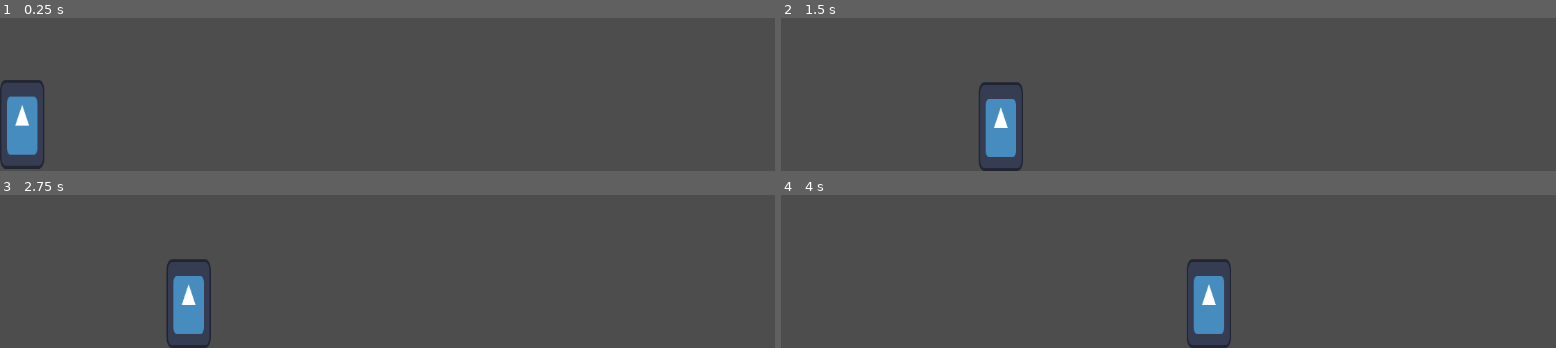
Above: before the commit, frames 1-4 (two rows, left to right).
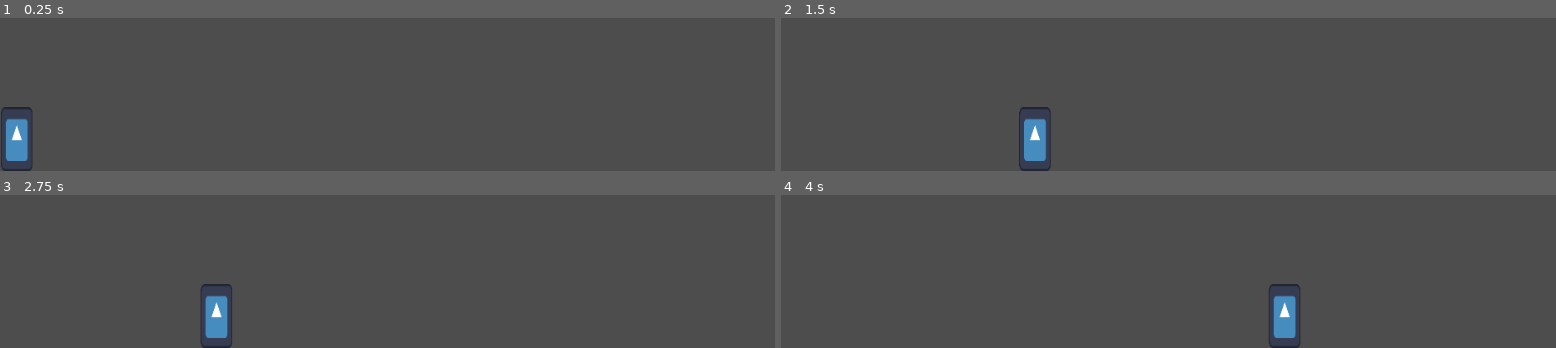
Above: after the commit, the same moments.

Repository: Pompano74/GameJam
Game: Godot game, scene res://Level/Maps/test_level_player.tscn
The game is run twice, just before and just after one commit, with the same random seed, the same clock (stepped at 60 frames per second) and the same inputs. The engine's default icon, where the game draws it, is replaced by a stand-in: a white triangle on a blue panel in a dark square.
Inputs:
- Up to frame 1 (0.25 s): no input
- Up to frame 2 (1.5 s): tap Enter (ui_accept) at 0.5, 0.77 s; hold Right (ui_right) from 0.53 s (still down)
- Up to frame 3 (2.75 s): tap Enter (ui_accept) at 1.52 s; release Right (ui_right) at 2.03 s; hold Left (ui_left) from 2.03 s (still down)
- Up to frame 4 (4 s): release Left (ui_left) at 2.78 s; hold Right (ui_right) from 2.78 s (still down); tap Enter (ui_accept) at 3.02, 3.77 s

The runs differ from the first frame. In frame 1, 1.7% of the frame differs, in the area x 0-6%, y 40-100%; in frame 2, 2.9%; in frame 3, 2.9%; in frame 4, 3.0%, in the area x 52-67%, y 41-100%.

Commit message:
changement resolution

Diff:
--- a/Level/Maps/test_level_player.tscn
+++ b/Level/Maps/test_level_player.tscn
@@ -3,12 +3,13 @@
 [ext_resource type="PackedScene" uid="uid://dynw8drhp8bjg" path="res://Level/Player/Player.tscn" id="1_ky5d2"]
 
 [sub_resource type="WorldBoundaryShape2D" id="WorldBoundaryShape2D_cjdev"]
+distance = 64.0
 
 [node name="TestLevelPlayer" type="Node2D"]
 
 [node name="Player" parent="." instance=ExtResource("1_ky5d2")]
-position = Vector2(0, -32)
-scale = Vector2(0.5, 0.5)
+position = Vector2(1.00002, 0)
+scale = Vector2(0.3, 0.3)
 
 [node name="StaticBody2D" type="StaticBody2D" parent="Player"]
 position = Vector2(0, -584)
@@ -18,4 +19,4 @@
 shape = SubResource("WorldBoundaryShape2D_cjdev")
 
 [node name="Camera2D" type="Camera2D" parent="."]
-position = Vector2(576, -324)
+position = Vector2(480, -270)
--- a/project.godot
+++ b/project.godot
@@ -14,3 +14,8 @@
 run/main_scene="uid://d3gvh5rqqcudu"
 config/features=PackedStringArray("4.4", "Forward Plus")
 config/icon="res://icon.svg"
+
+[display]
+
+window/size/viewport_width=960
+window/size/viewport_height=540
